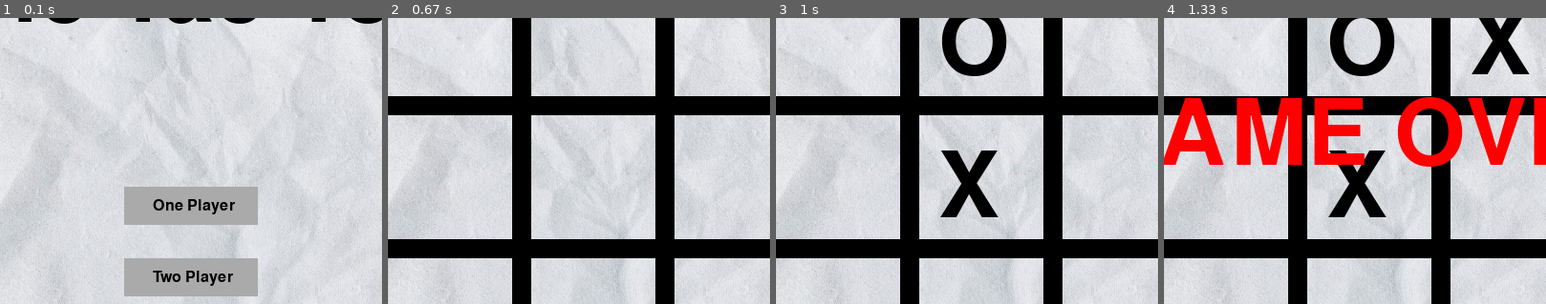
Above: before the commit, frames 1-4 (left to right).
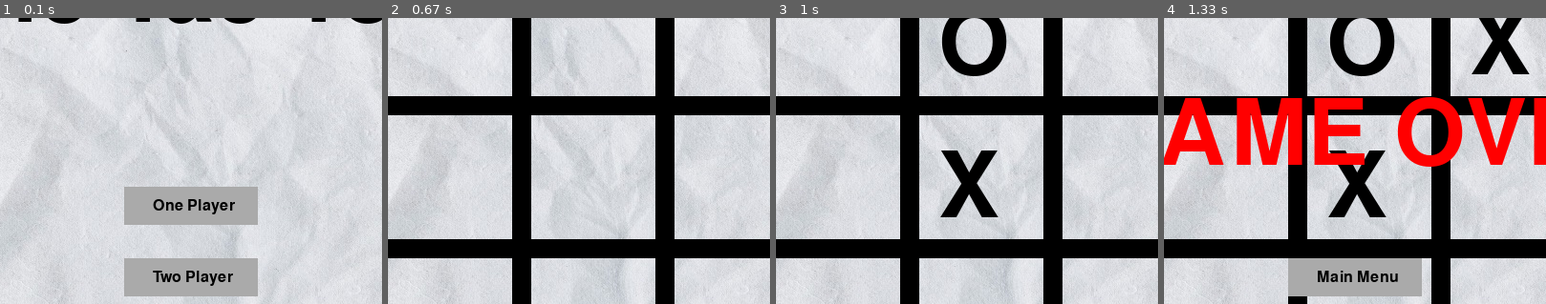
Above: after the commit, the same moments.

Repository: toakes59/TicTacToe
Game: pygame game, started from ticTacToePygame.py
Same seed, same stepped clock (60 frames per second), same inputs: the game is played once before the commit and once after it.
Inputs (mouse positions are % of the whole screen's width and height, from its top left):
- Up to frame 1 (0.1 s): no input
- Up to frame 2 (0.67 s): click (50, 50) at 0.38 s
- Up to frame 3 (1 s): click (50, 56) at 0.72 s
- Up to frame 4 (1.33 s): click (71, 23) at 1.05 s
The pictures show only the part of the screen within x 25-75%, y 20-70%; the shares and areas given below are measured in that part.

Frames 1-3 are identical in both runs. In frame 4, 4.7% of the frame differs, in the area x 32-68%, y 84-98%.

Commit message:
WIP: added main menu button

Diff:
--- a/ticTacToePygame.py
+++ b/ticTacToePygame.py
@@ -122,6 +122,9 @@
 
 
 def checkMove(x, letter):
+    a = 0
+    b = 0
+
     if x == 1:
         a = 0
         b = 0
@@ -149,6 +152,8 @@
     elif x == 9:
         a = 2
         b = 2
+    else:
+        return False
     if board [a][b] == ' ':
         board[a][b] = letter
         return True
@@ -308,12 +313,33 @@
         resultText = resultFont.render("Something Fucked up!",True,(29,168,52))
     screen.blit(resultText, (250, 10))
 
+    # Main menu button
+    menuFont = pygame.font.Font('freesansbold.ttf', 16)
+    pygame.draw.rect(screen,(170,170,170),[330,375,140,40])
+    menu = menuFont.render("Main Menu",True,(0,0,0))
+    screen.blit(menu, (360, 387))          #width is button width+30 and height is button height+12
+
+# Resets game
+def newGame():
+    page = '1'
+    board = [
+             [' ',' ',' '],
+             [' ',' ',' '],
+             [' ',' ',' ']
+             ]
+    gameMode = 0
+    turn = 1
+    screenWait = False
+    screenWait2 = False
+    displayLetters = True
+    win = 0
 
 # Game loop
 running = True
 turn = 1
 quad = 0
 screenWait = False
+screenWait2 = False
 displayLetters = True
 #0 = nothing
 #1 = first player wins
@@ -332,6 +358,7 @@
         displayLetters = False
         printBoard()
         displayGameOverText(win)
+        screenWait2 = True
 
     mouse = pygame.mouse.get_pos()
 
@@ -388,6 +415,13 @@
                 win = checkWin(quad)
                 if win != 0:
                     page = '3'
+                # Page two
+        if page == '3' and screenWait2:
+            #checks if a mouse is clicked
+            if event.type == pygame.MOUSEBUTTONDOWN:
+                #Checks if main menu button is clicked
+                if 330 <= mouse[0] <= 470 and 375 <= mouse[1] <= 415:
+                    newGame()
 
     #main()
     if displayLetters:
